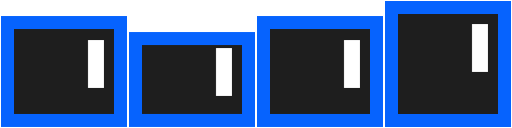
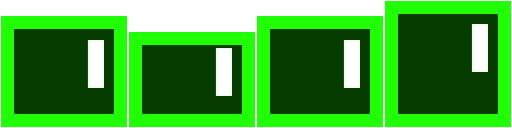
Layered file, before and after one edit (512x128). Changes by layer:
added layer "Idle copy 7" above "Idle copy 3" over (1, 1, 511, 127)
